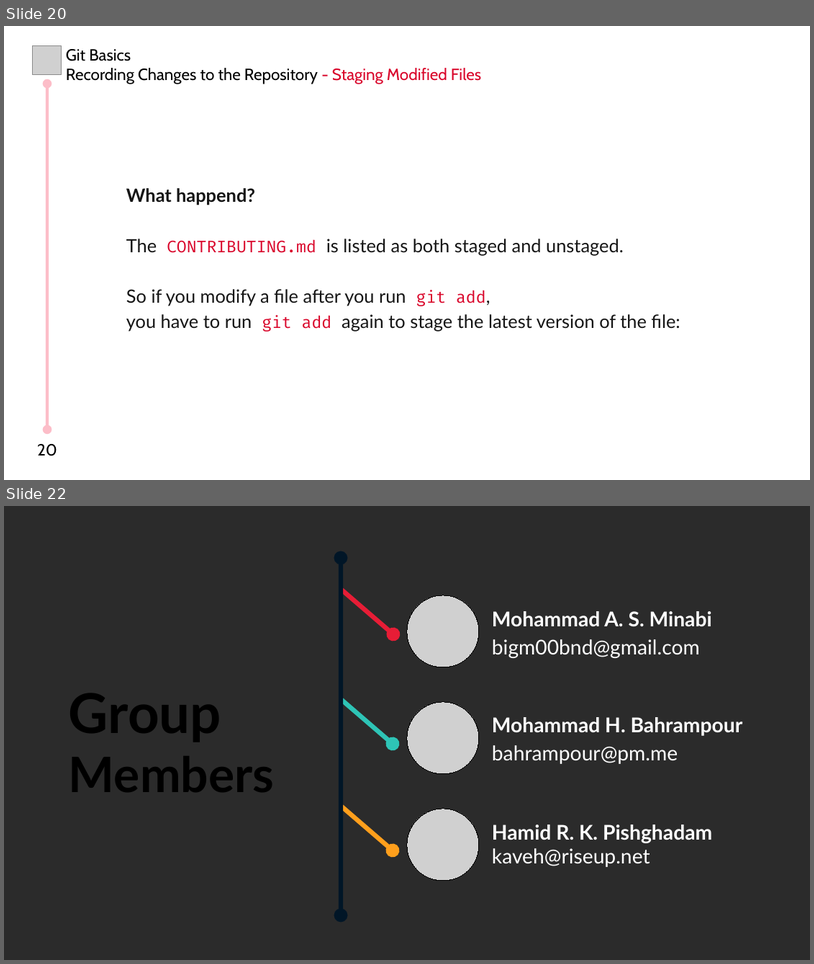
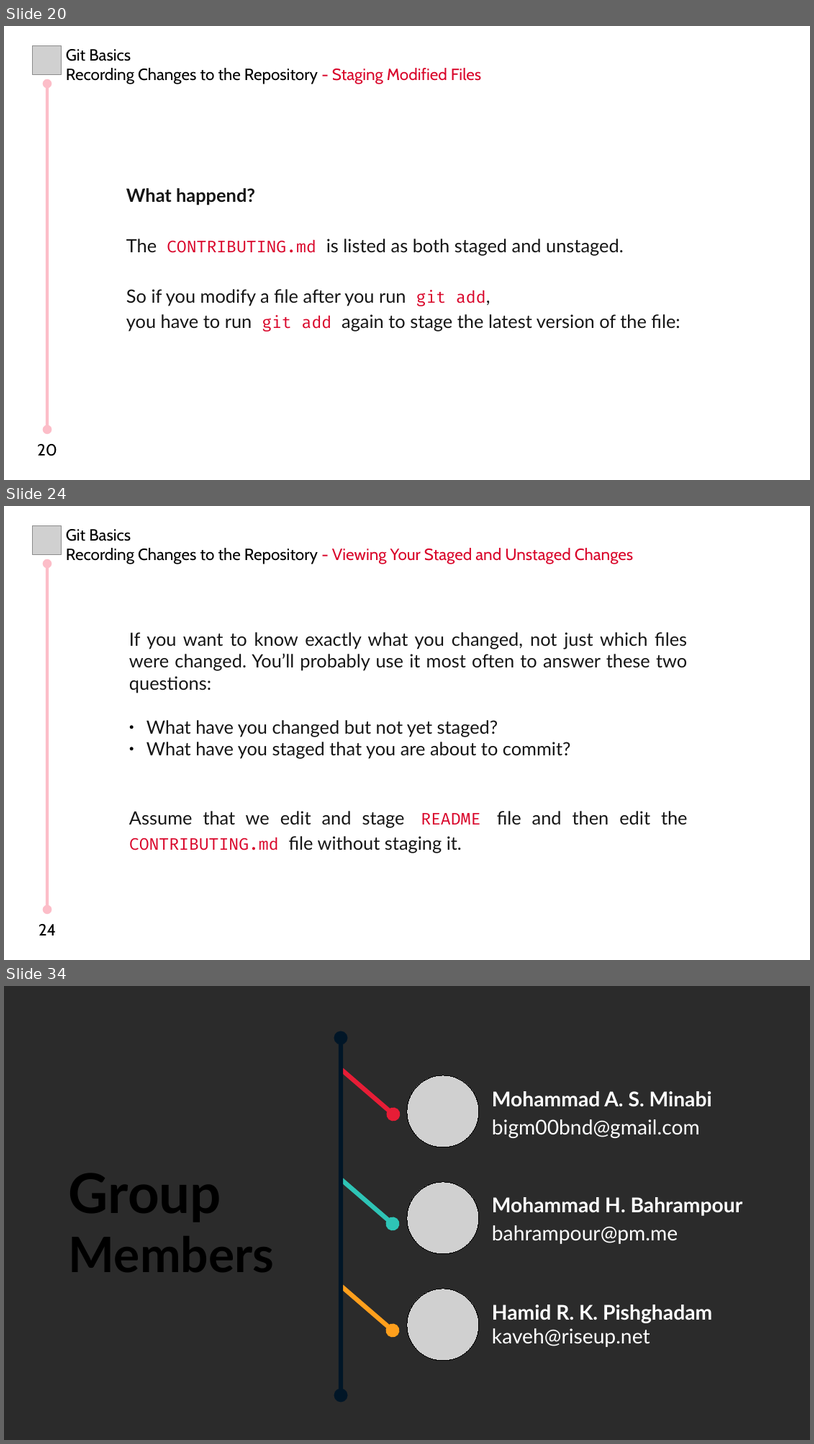
Before and after one commit to MHBahrampour/git-presentation-files, a slide deck: Chapter 2/Chapter 2.odp. Shown one above the other, each under a label of ours: slides 20 and 22 before the commit, slides 20, 24 and 34 after it; the slides between them are not shown. The pictures are 814x964 and 814x1444 pixels, drawn with LibreOffice and Linux fonts; fonts in the diff are those of the drawing; grey boxes stand for pictures; background and template pictures are left out; a plain dark background stands for a picture behind light text. Boxes give left, top, right and bottom in pixels: in the first picture for what was removed or moved away, otherwise in the second. Text is boxed around its words. In the diff, an @@ line names an element or a change of style, - is before the commit and + after.

Commit message:
'Ch2 - Viewing Your Staged and Unstaged Changes' is completed

```diff
--- a/Chapter 2/Chapter 2.odp
+++ b/Chapter 2/Chapter 2.odp
@@ slide 24 added at (4, 506, 810, 960), background #FFFFFF @@
@@ picture added at (33, 526, 61, 555) @@
@@ text added at (66, 529, 634, 564), 16 pt, text #000000 @@
+Git Basics
+Recording Changes to the Repository - Viewing Your Staged and Unstaged Changes
@@ double arrow added from (47, 564) to (47, 909), #FCBDC8 3 pt @@
@@ text added at (129, 632, 688, 853), 18 pt, text #151515 @@
+If you want to know exactly what you changed, not just which files were changed. You’ll probably use it most often to answer these two questions:
+● What have you changed but not yet staged?
+● What have you staged that you are about to commit?
+Assume that we edit and stage README file and then edit the CONTRIBUTING.md file without staging it.
@@ text added at (39, 924, 56, 935), 16 pt, text #000000 @@
+24
@@ what was slide 22 is now slide 34 @@
```
Also in this commit, not shown: 1 slide changed, 11 other slides added.
